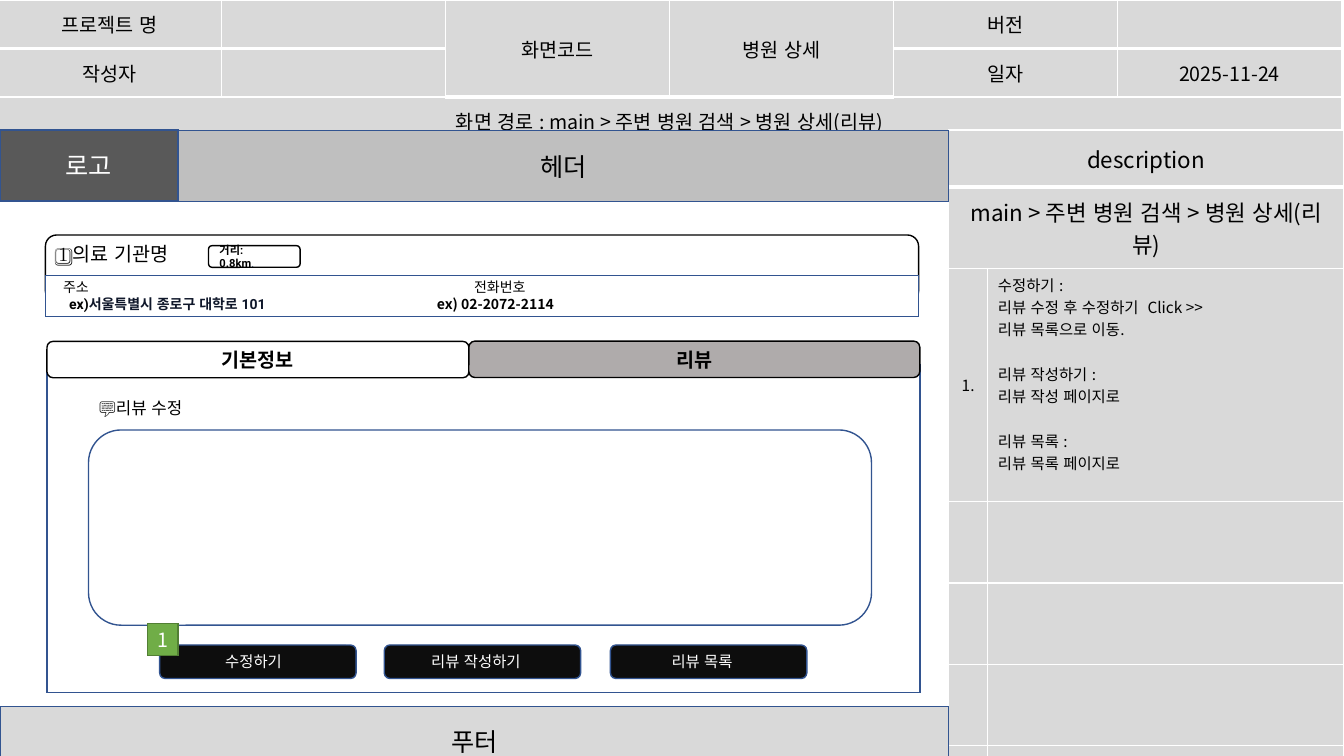
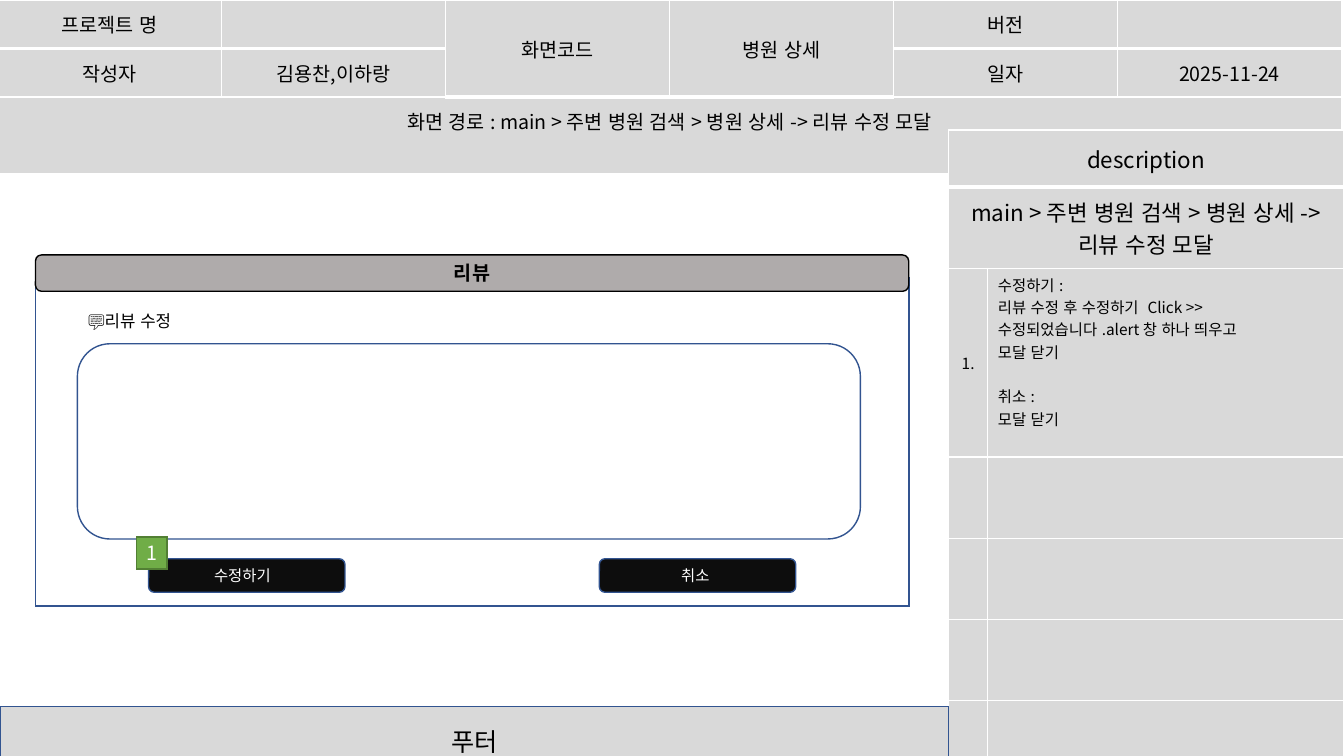
Before and after one commit to imyongchan/source, a slide deck: slide 47 of 종합기획/종합/스토리보드_종합중.pptx (slide 48 before the commit). Drawn at 1344x756 pixels with LibreOffice and Linux fonts; fonts in the diff are those of the drawing. Boxes give left, top, right and bottom in pixels: in the first picture for what was removed or moved away, otherwise in the second. Text is boxed around its words. In the diff, an @@ line names an element or a change of style, - is before the commit and + after.

```diff
--- a/종합기획/종합/스토리보드_종합중.pptx
+++ b/종합기획/종합/스토리보드_종합중.pptx
@@ table at (0, 0, 1341, 153) @@
-row 2, column 2: 
+row 2, column 2: 김용찬,이하랑
-row 3, column 1: 화면 경로 : main > 주변 병원 검색 > 병원 상세(리뷰)
+row 3, column 1: 화면 경로 : main > 주변 병원 검색 > 병원 상세 -> 리뷰 수정 모달
@@ rectangle removed at (0, 130, 178, 201) @@
-로고
@@ rectangle removed at (178, 131, 949, 202) @@
-헤더
@@ table at (949, 130, 1344, 756) @@
-row 2, column 1: main > 주변 병원 검색 > 병원 상세(리뷰)
+row 2, column 1: main > 주변 병원 검색 > 병원 상세 -> 리뷰 수정 모달
-row 3, column 2: 수정하기 : / 리뷰 수정 후 수정하기 Click >> / 리뷰 목록으로 이동. / 리뷰 작성하기 : / 리뷰 작성 페이지로 / 리뷰 목록 : / 리뷰 목록 페이지로
+row 3, column 2: 수정하기 : / 리뷰 수정 후 수정하기 Click >> / 수정되었습니다 .alert 창 하나 띄우고 / 모달 닫기 / 취소 : / 모달 닫기
@@ rounded rectangle removed at (45, 235, 919, 302) @@
-1️⃣ 의료 기관명
@@ rounded rectangle "리뷰": place and size @@
-rounded rectangle "리뷰" at (469, 341, 920, 377)
+rounded rectangle "리뷰" at (35, 255, 908, 291)
@@ rounded rectangle removed at (209, 246, 300, 268) @@
-거리: 0.8km.
@@ rectangle removed at (45, 275, 919, 317) @@
-주소 전화번호
-ex)서울특별시 종로구 대학로 101 ex) 02-2072-2114
@@ rounded rectangle removed at (47, 342, 470, 378) @@
-기본정보
@@ 3 rounded rectangles, 2 rectangles: place and size @@
-3 rounded rectangles, 2 rectangles at (47, 364, 921, 693)
+3 rounded rectangles, 2 rectangles at (36, 278, 909, 607)
@@ text in rounded rectangle at (681, 568, 709, 583): text changed @@
-리뷰 목록
+취소
@@ rounded rectangle removed at (384, 645, 581, 679) @@
-리뷰 작성하기
```
Also in this commit, not shown: 25 other slides changed, 1 slide removed.
